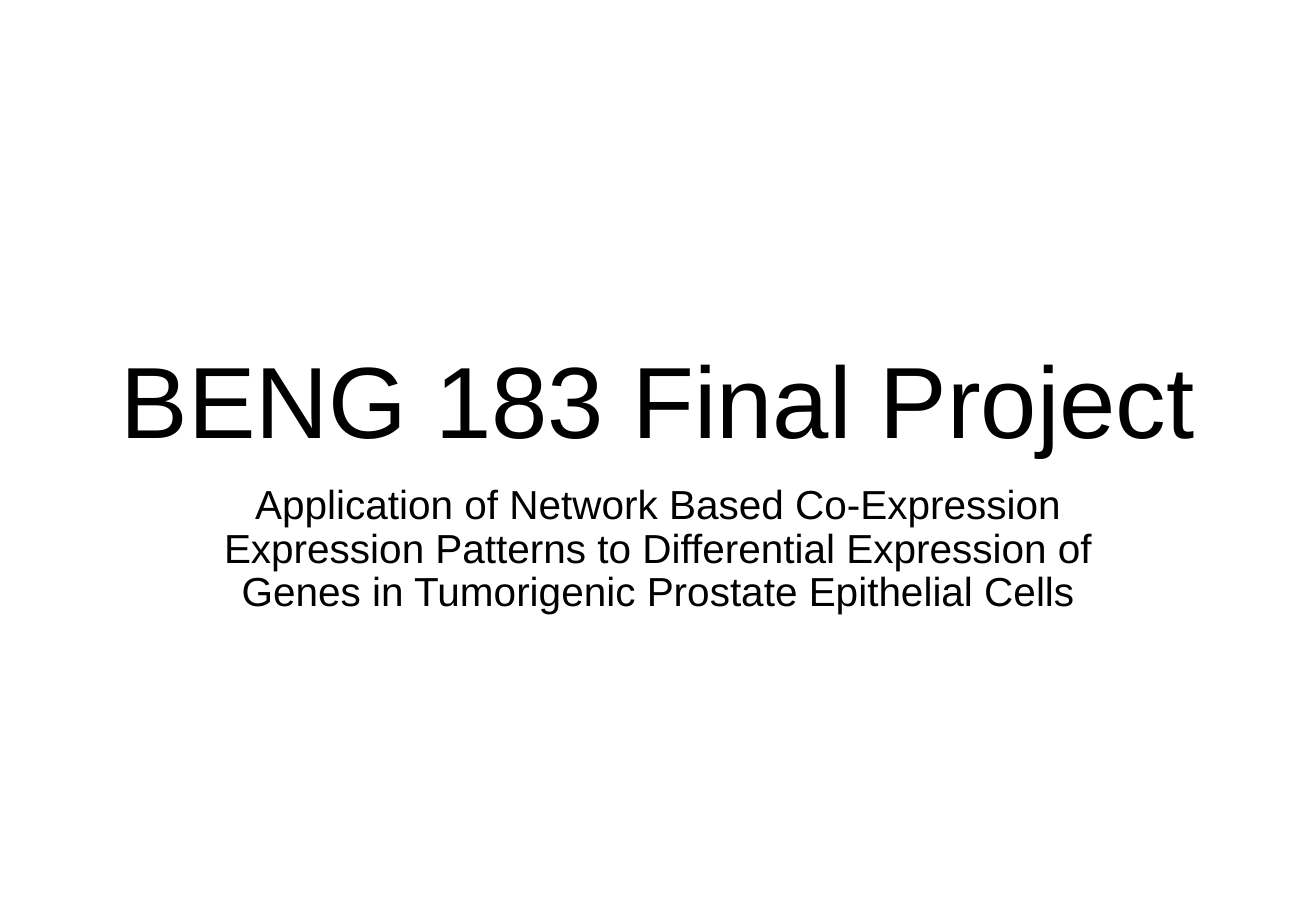
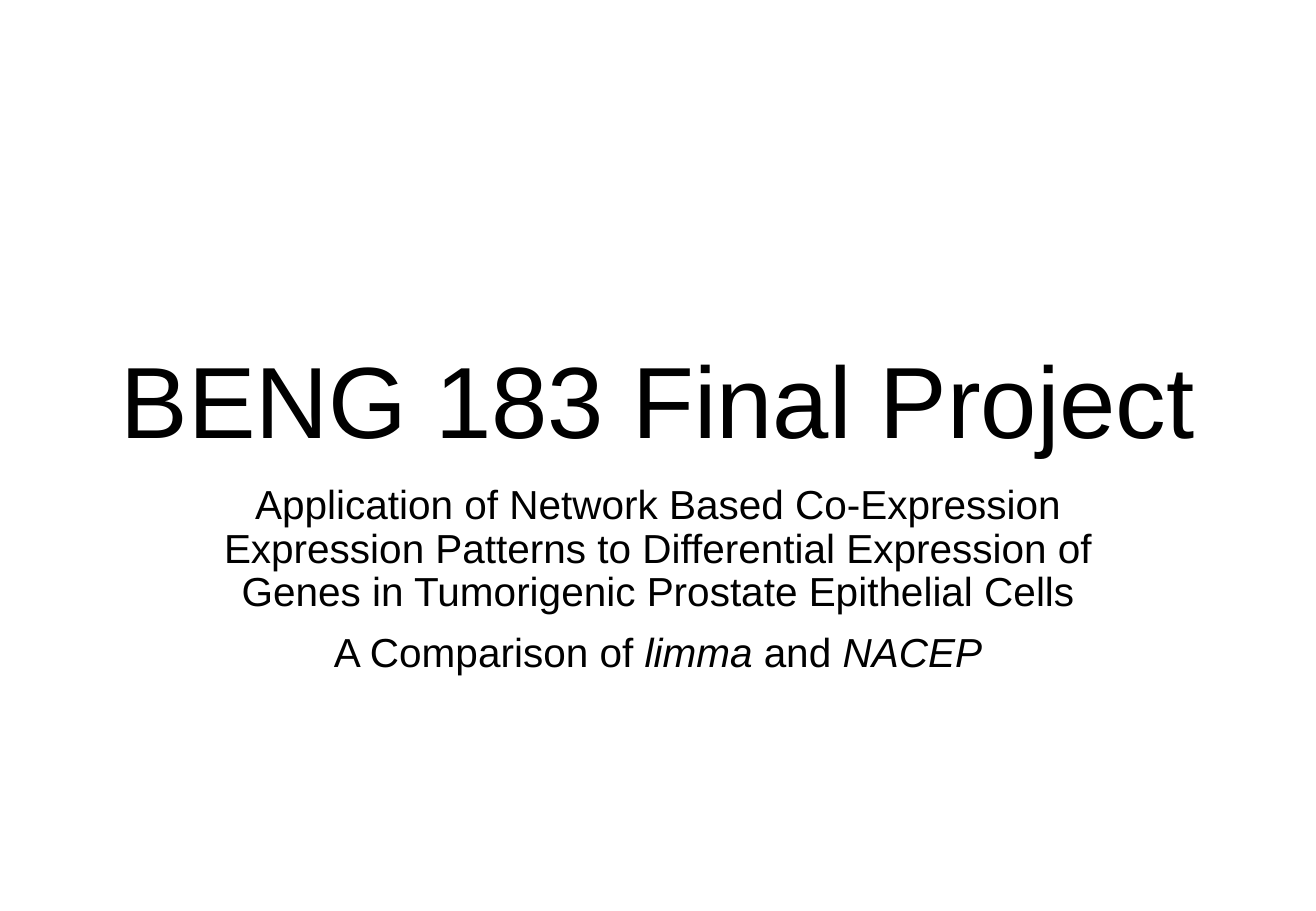
Before and after one commit to kkchau/NACEP-Analysis-of-Prostate-Cancer-Cells, a slide deck: slide 1 of ppt/Presentation.pptx. Drawn at 1316x911 pixels with LibreOffice and Linux fonts; fonts in the diff are those of the drawing. Boxes give left, top, right and bottom in pixels: in the first picture for what was removed or moved away, otherwise in the second. Text is boxed around its words. In the diff, an @@ line names an element or a change of style, - is before the commit and + after.

```diff
--- a/ppt/Presentation.pptx
+++ b/ppt/Presentation.pptx
@@ subtitle at (334, 637, 982, 675): paragraph added @@
+A Comparison of limma and NACEP
```
Also in this commit, not shown: 2 other slides changed, 1 slide added, 5 other files.
